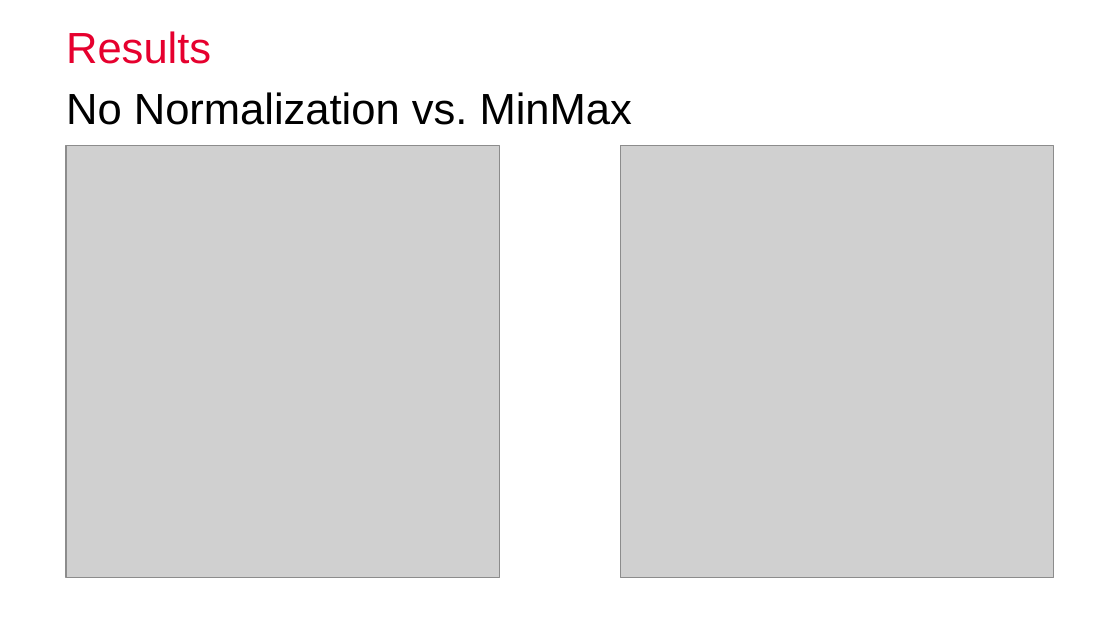
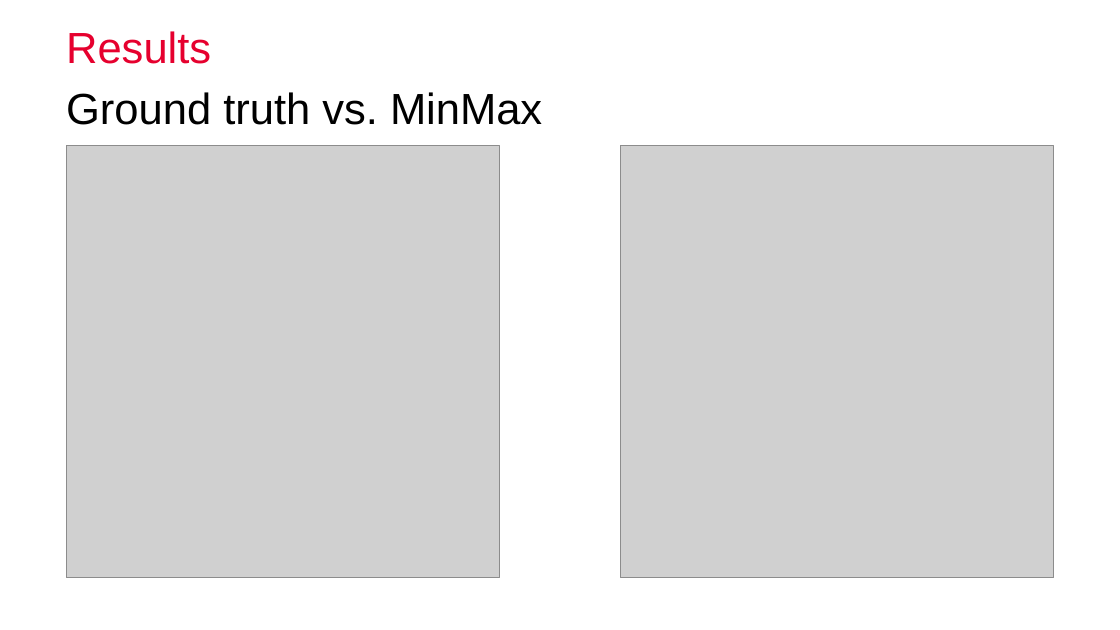
Before and after one commit to nibill/MIALab-1, a slide deck: slide 17 of Presentation/Final/FinalPresentation_Group3_BucheggerDuranWeber.pptx (slide 14 before the commit). Drawn at 1120x630 pixels with LibreOffice and Linux fonts; fonts in the diff are those of the drawing; grey boxes stand for pictures; background and template pictures are left out. Boxes give left, top, right and bottom in pixels: in the first picture for what was removed or moved away, otherwise in the second. Text is boxed around its words. In the diff, an @@ line names an element or a change of style, - is before the commit and + after.

```diff
--- a/Presentation/Final/FinalPresentation_Group3_BucheggerDuranWeber.pptx
+++ b/Presentation/Final/FinalPresentation_Group3_BucheggerDuranWeber.pptx
@@ text at [66,92,542,125]: text changed @@
-No Normalization vs. MinMax
+Ground truth vs. MinMax
```
Also in this commit, not shown: 6 other slides changed, 12 slides added, 8 slides removed, 1 other file.
